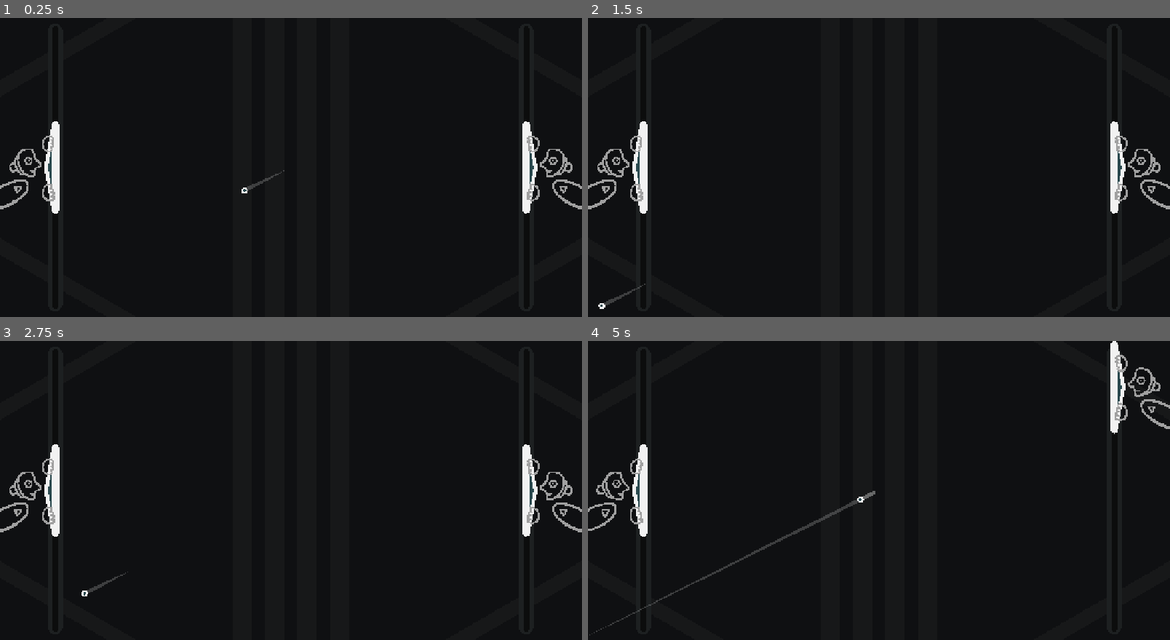
Above: before the commit, frames 1-4 (two rows, left to right).
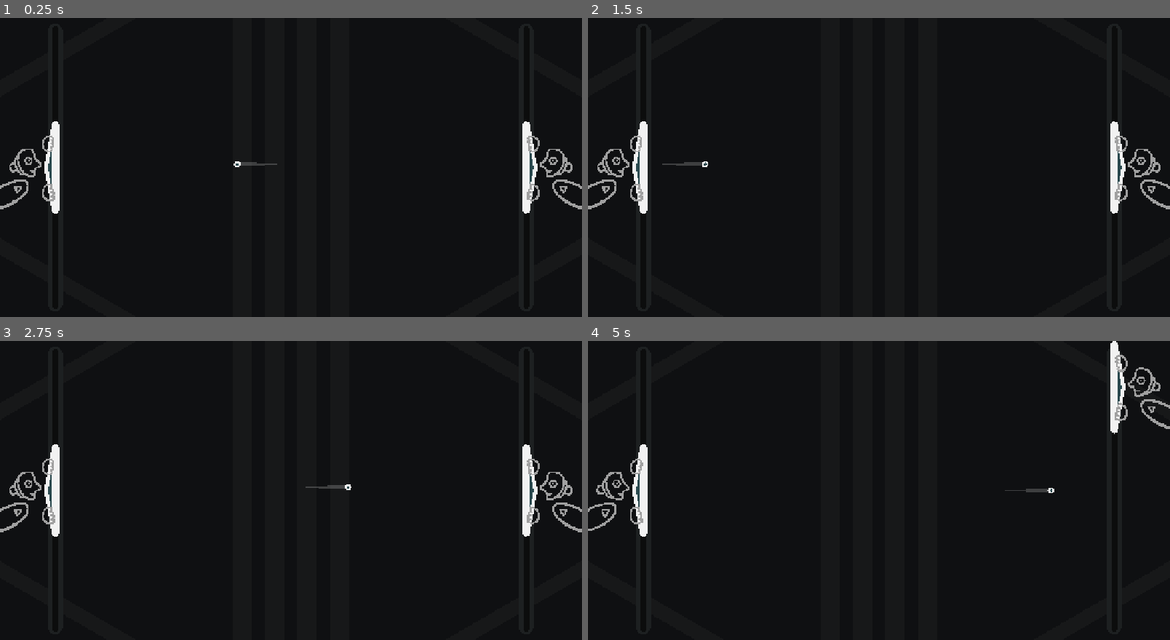
Above: after the commit, the same moments.

Repository: pixerhp/Pixers-Pong
Game: Godot game, scene res://scenes/topscenes/gameplay_topscene.tscn
Same seed, same stepped clock (60 frames per second), same inputs: the game is played once before the commit and once after it.
Inputs (mouse positions are in pixels of both pictures, inside the frame that each line leads up to):
- Up to frame 1 (0.25 s): no input
- Up to frame 2 (1.5 s): move the mouse to (1007, 152) at 0.52 s; hold Right (plr2_bump_right) 0.53-1.28 s; click (1007, 152) at 0.67 s; move the mouse to (762, 182) at 1.27 s; hold A (plr1_bump_left) from 1.28 s (still down)
- Up to frame 3 (2.75 s): move the mouse to (349, 424) at 2.02 s; release A (plr1_bump_left) at 2.03 s; hold Right (plr2_bump_right) from 2.03 s (still down)
- Up to frame 4 (5 s): move the mouse to (849, 550) at 2.77 s; release Right (plr2_bump_right) at 2.78 s; hold Up (plr2_up) 2.78-3.53 s; click (849, 550) at 2.92 s; move the mouse to (1053, 535) at 3.52 s; hold A (plr1_bump_left) from 3.53 s (still down); move the mouse to (704, 445) at 4.27 s

The runs differ from the first frame. In frame 1, 0.1% of the frame differs, in the area x 40-49%, y 47-59%; in frame 2, 0.2%; in frame 3, 0.2%; in frame 4, 0.5%, in the area x 0-81%, y 49-99%.

Commit message:
Fix paddle move into ball collision not detected

Diff:
--- a/scenes/topscenes/gameplay_topscene.tscn
+++ b/scenes/topscenes/gameplay_topscene.tscn
@@ -169,8 +169,8 @@
 
 [node name="Ball" type="Node2D" parent="." unique_id=2146992066]
 unique_name_in_owner = true
-position = Vector2(630, 324)
-metadata/velocity = Vector2(-400, 200)
+position = Vector2(614, 317)
+metadata/velocity = Vector2(-400, 0)
 
 [node name="BallMeshInner" type="MeshInstance2D" parent="Ball" unique_id=1691678160]
 self_modulate = Color(0.16470589, 0.28627452, 0.30588236, 1)
--- a/scripts/gameplay_script.gd
+++ b/scripts/gameplay_script.gd
@@ -152,15 +152,21 @@
 	var move_fraction_remaining: float = 1.0
 	var safe_fraction: float = 0.0
 	#var unsafe_fraction: float = 0.0
+	var shapecast_stepback_margin: float = 100.0
+	var shapecast_stepback: Vector2 = Vector2()
 
 	for loop: int in range(BALL_MAX_BOUNCE_LOOPS):
+
 		ball_curr_position = ball_new_position
 
-		# Shapecast from where the ball is to the full length of where it wants to go:
-		%BallShapeCast.position = ball_curr_position
+		# Shapecast from a margin before the ball to where the ball may move too:
 		ball_new_position = ball_curr_position + (move_fraction_remaining * ball_velocity * delta)
-		%BallShapeCast.target_position = ball_new_position - ball_curr_position
+		shapecast_stepback = (ball_new_position - ball_curr_position).normalized() * shapecast_stepback_margin
+		%BallShapeCast.position = ball_curr_position - shapecast_stepback
+		%BallShapeCast.target_position = (ball_new_position - ball_curr_position) + shapecast_stepback
 		%BallShapeCast.force_shapecast_update()
+
+
 		# Get how far the ball can go before colliding:
 		safe_fraction = %BallShapeCast.get_closest_collision_safe_fraction()
 		#unsafe_fraction = %BallShapeCast.get_closest_collision_unsafe_fraction()
@@ -184,13 +190,22 @@
 			for coll_index: int in range(%BallShapeCast.get_collision_count()):
 				collider = %BallShapeCast.get_collider(coll_index)
 				if collider == %LeftPaddle/AreaCollider:
+					rem_add_ballshapecast_coll_exceptions(
+						%RightPaddle/AreaCollider, %LeftPaddle/AreaCollider)
 					ball_velocity.x = abs(ball_velocity.x)
 				elif collider == %RightPaddle/AreaCollider:
+					rem_add_ballshapecast_coll_exceptions(
+						%LeftPaddle/AreaCollider, %RightPaddle/AreaCollider)
 					ball_velocity.x = -1.0 * abs(ball_velocity.x)
 				elif collider == %CeilingCollider:
+					rem_add_ballshapecast_coll_exceptions(
+						%CeilingCollider, %FloorCollider)
 					ball_velocity.y = abs(ball_velocity.y)
 				elif collider == %FloorCollider:
+					rem_add_ballshapecast_coll_exceptions(
+						%FloorCollider, %CeilingCollider)
 					ball_velocity.y = -1.0 * abs(ball_velocity.y)
+
 
 		if (move_fraction_remaining <= 0.0):
 			break
@@ -202,6 +217,16 @@
 	%Ball.position = ball_curr_position
 	%Ball.set_meta("velocity", ball_velocity)
 
+var ballshapecast_current_exceptions: Array[Area2D] = []
+func rem_add_ballshapecast_coll_exceptions(to_remove: Area2D, to_add: Area2D):
+	ballshapecast_current_exceptions.erase(to_remove)
+	ballshapecast_current_exceptions.append(to_add)
+	%BallShapeCast.clear_exceptions()
+	for i in range(ballshapecast_current_exceptions.size()):
+		%BallShapeCast.add_exception(ballshapecast_current_exceptions[i])
+
+
+# !! OLD FUNCTION, DELETE LATER
 func handle_ball_movement(delta: float):
 	var ball_velocity: Vector2 = %Ball.get_meta("velocity")
 
